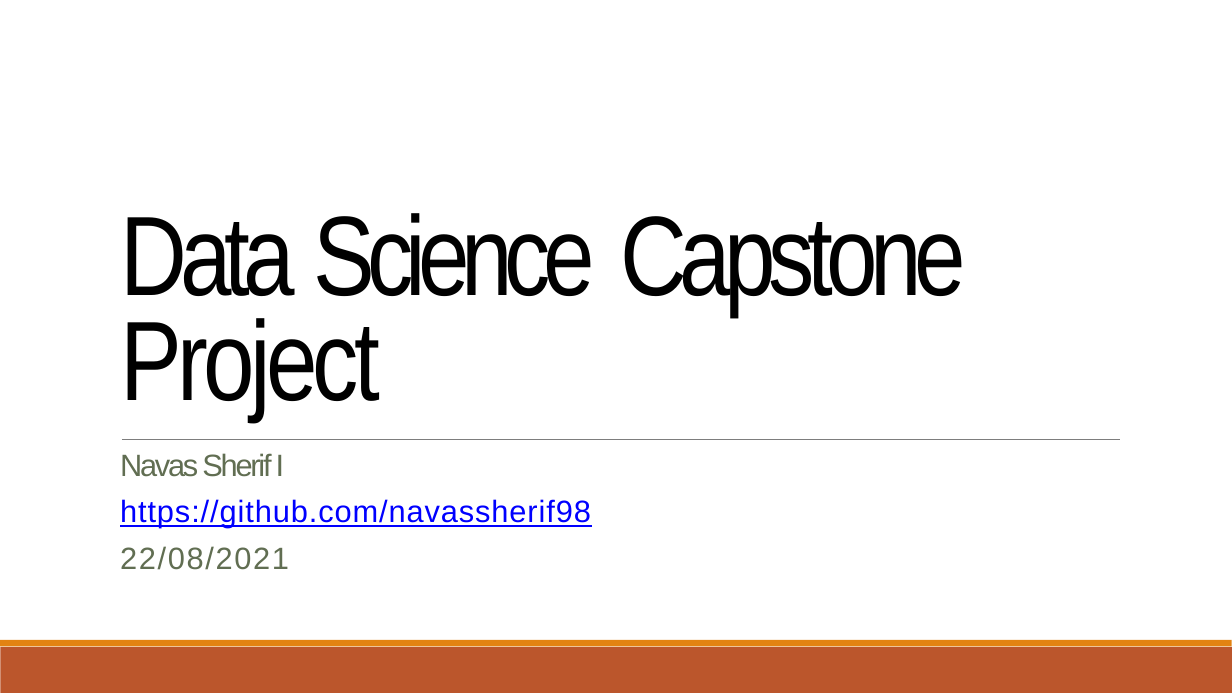
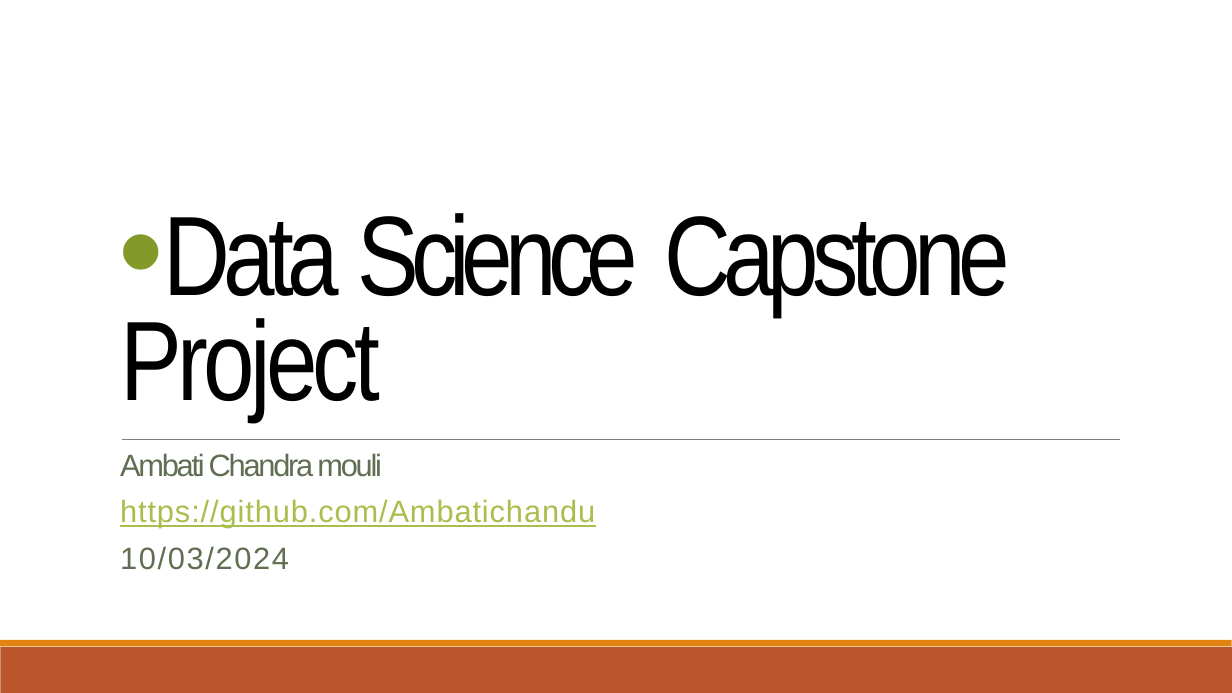
Before and after one commit to Ambatichandu/Applied-Data-Science-Capstone, a slide deck: slide 1 of data science capstone/w5/Data Science Journey.pptx. Drawn at 1232x693 pixels with LibreOffice and Linux fonts; fonts in the diff are those of the drawing; background and template pictures are left out. Boxes give left, top, right and bottom in pixels: in the first picture for what was removed or moved away, otherwise in the second. Text is boxed around its words. In the diff, an @@ line names an element or a change of style, - is before the commit and + after.

```diff
--- a/data science capstone/w5/Data Science Journey.pptx
+++ b/data science capstone/w5/Data Science Journey.pptx
@@ text "Data Science Capstone Project" at [120,213,1010,421]: bullet none to •; more space between paragraphs @@
@@ text at [120,453,595,570]: text changed; text colour #0000FF to #A8BF4D @@
-Navas Sherif I
-https://github.com/navassherif98
-22/08/2021
+Ambati Chandra mouli
+https://github.com/Ambatichandu
+10/03/2024
```
Also in this commit, not shown: 46 other slides changed.
